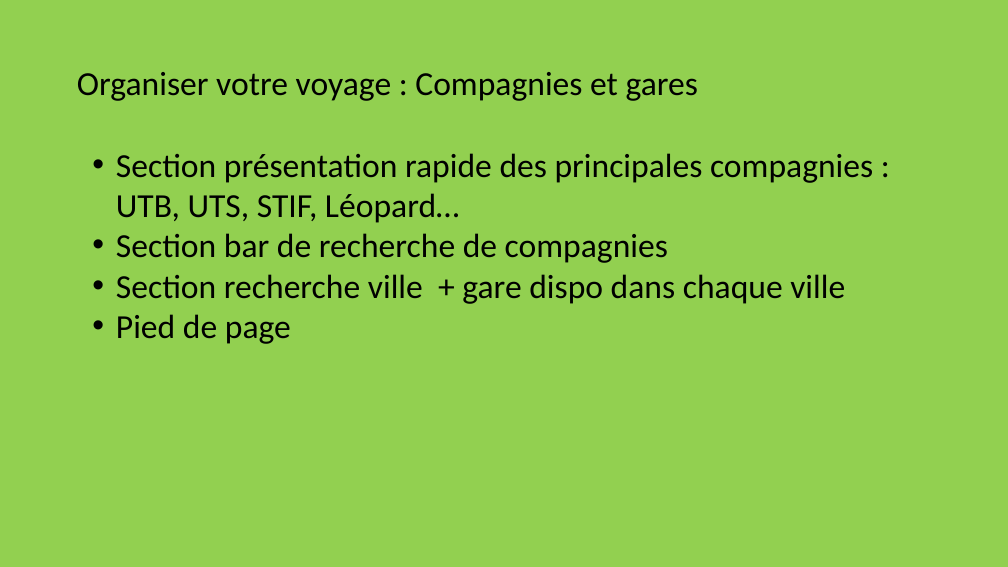
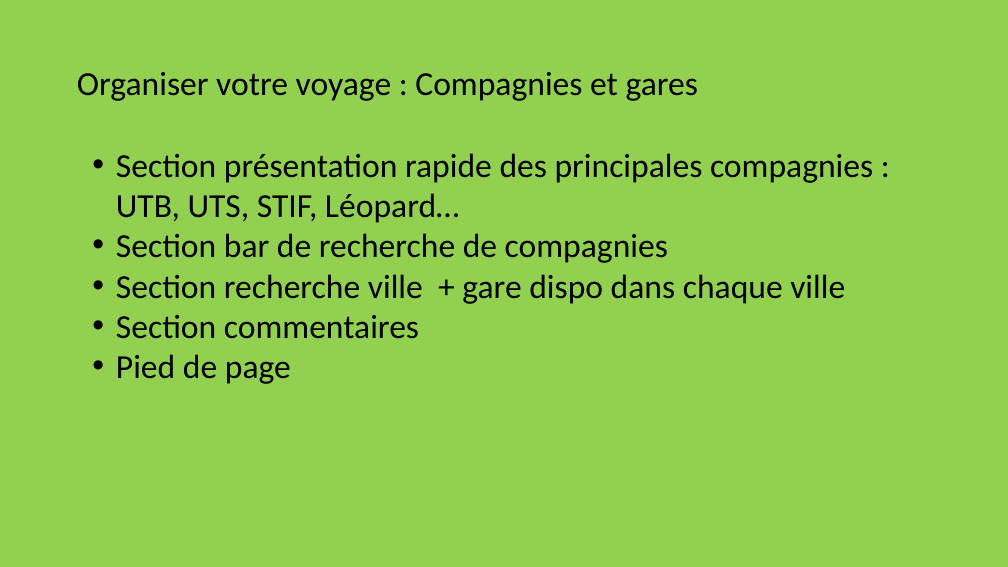
Before and after one commit to Traore-Yao/flash-go-Docs-repo-, a slide deck: slide 11 of maquettes/plan du site.pptx (slide 7 before the commit). Drawn at 1008x567 pixels with LibreOffice and Linux fonts; fonts in the diff are those of the drawing. Boxes give left, top, right and bottom in pixels: in the first picture for what was removed or moved away, otherwise in the second. Text is boxed around its words. In the diff, an @@ line names an element or a change of style, - is before the commit and + after.

```diff
--- a/maquettes/plan du site.pptx
+++ b/maquettes/plan du site.pptx
@@ text at [116, 315, 419, 339]: paragraph added @@
+• Section commentaires
```
Also in this commit, not shown: 3 other slides changed, 4 slides added.
